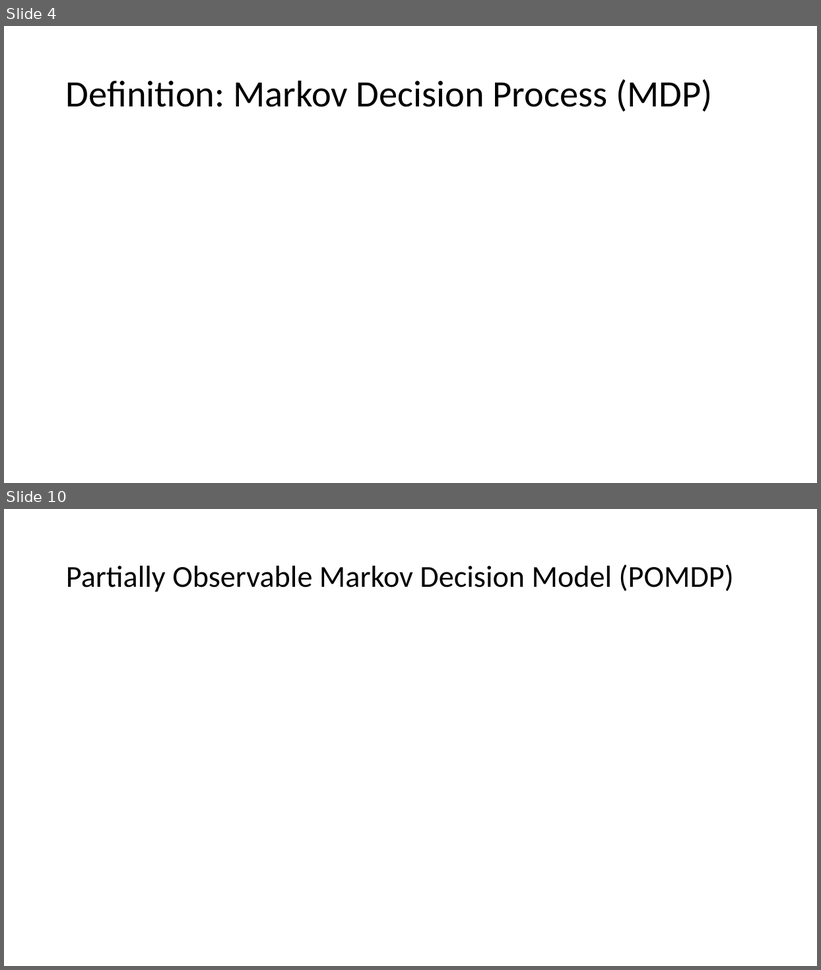
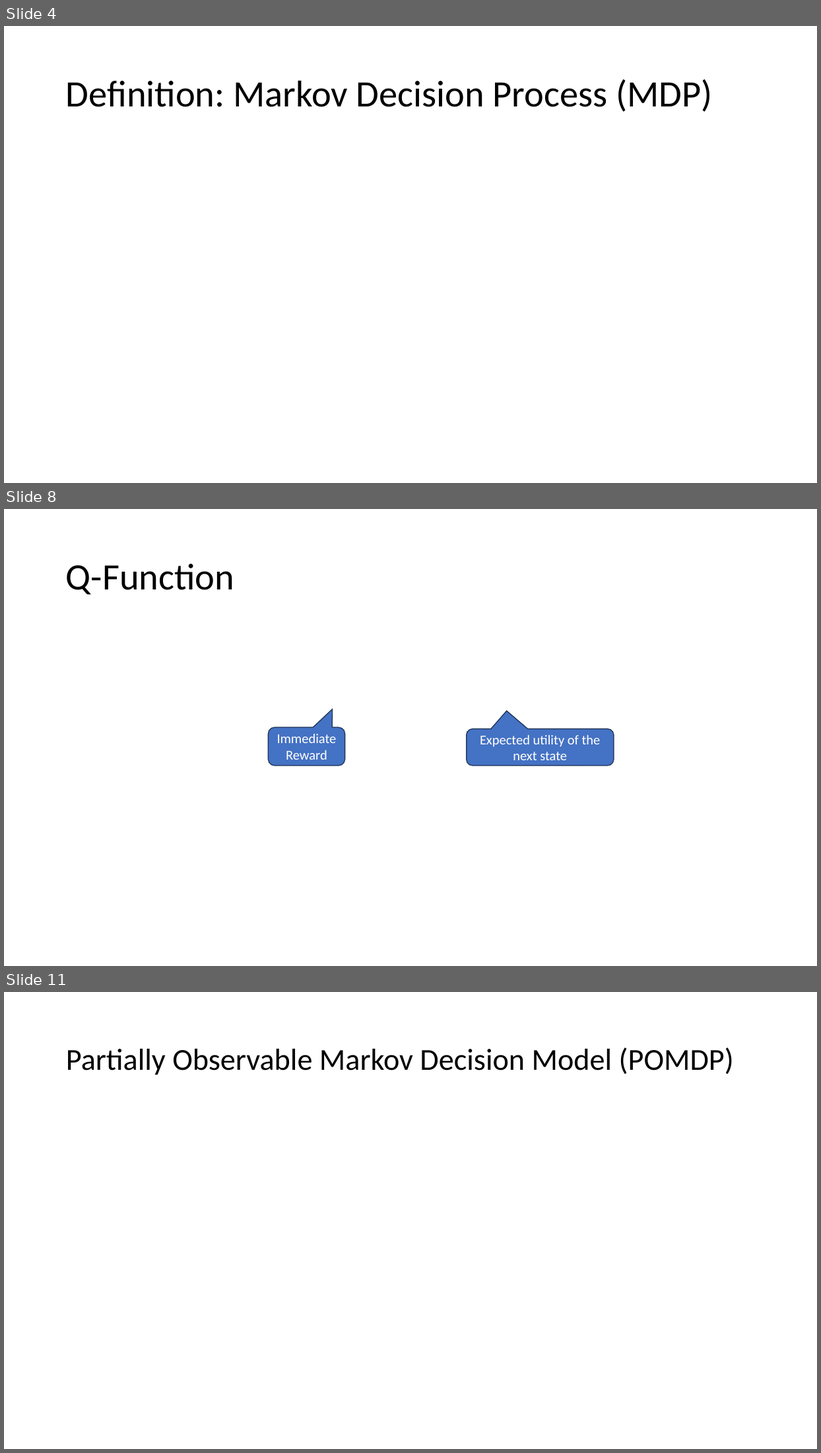
Before and after one commit to mhahsler/CS7320-AI, a slide deck: slides/22_Reinforcement_Learning.pptx. Shown one above the other, each under a label of ours: slides 4 and 10 before the commit, slides 4, 8 and 11 after it; the slides between them are not shown. The pictures are 821x970 and 821x1453 pixels, drawn with LibreOffice and Linux fonts; fonts in the diff are those of the drawing; grey boxes stand for pictures. Boxes give left, top, right and bottom in pixels: in the first picture for what was removed or moved away, otherwise in the second. Text is boxed around its words. In the diff, an @@ line names an element or a change of style, - is before the commit and + after.

```diff
--- a/slides/22_Reinforcement_Learning.pptx
+++ b/slides/22_Reinforcement_Learning.pptx
@@ slide 8 added at bbox=[4, 509, 817, 966], background #FFFFFF @@
@@ title added at bbox=[66, 564, 234, 595], 44 pt, text #000000 @@
+Q-Function
@@ rounded speech box added at bbox=[268, 727, 345, 766], fill #4472C4, outline #1E3256 1 pt, 16 pt, text #FFFFFF @@
+Immediate Reward
@@ rounded speech box added at bbox=[467, 729, 614, 766], fill #4472C4, outline #1E3256 1 pt, 16 pt, text #FFFFFF @@
+Expected utility of the next state
@@ what was slide 10 is now slide 11 @@
```
Also in this commit, not shown: 7 slides changed, 3 other files.
